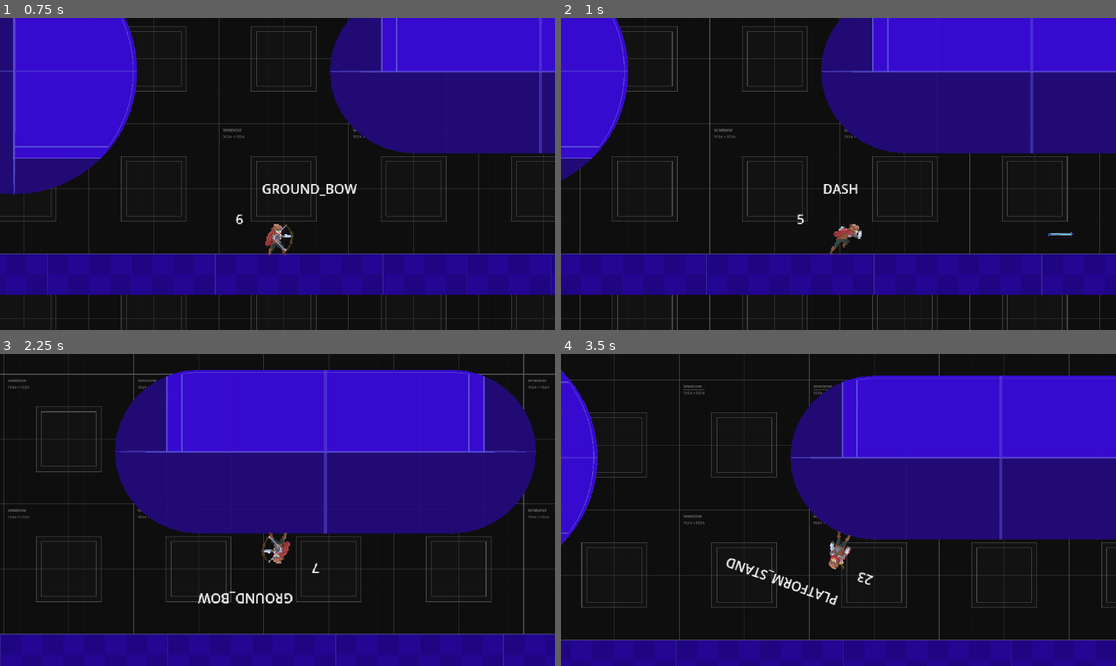
Above: before the commit, frames 1-4 (two rows, left to right).
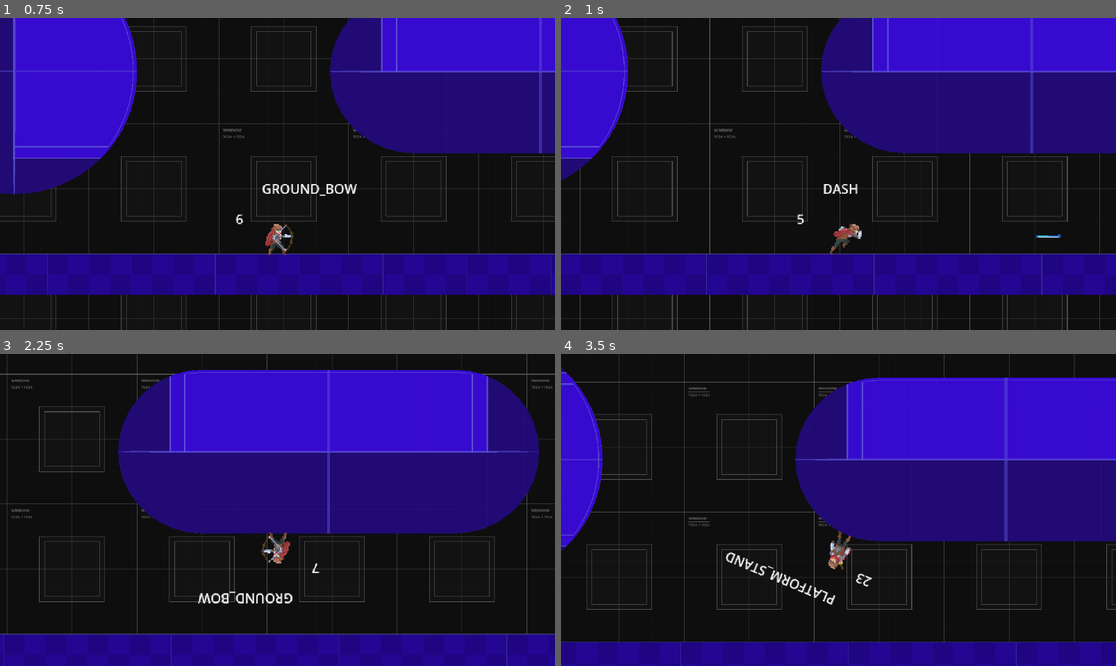
Above: after the commit, the same moments.

Repository: bloodmage18/Anti-gravity-project-test
Game: Godot game, scene res://tests/test.tscn
Two runs of this game, one before a commit and one after it. Both use one fixed random seed, a clock stepped at 60 frames per second and the inputs below.
Inputs (mouse positions are in pixels of both pictures, inside the frame that each line leads up to):
- Up to frame 1 (0.75 s): move the mouse to (399, 158) at 0.52 s; hold D (right) from 0.53 s (still down); right-click (399, 158) at 0.6 s
- Up to frame 2 (1 s): keep holding D (right); tap Space (jump) at 0.77 s
- Up to frame 3 (2.25 s): move the mouse to (166, 525) at 1.27 s; release D (right) at 1.28 s; hold S (down) 1.28-2.03 s; tap J (light) at 1.35 s; tap Space (jump) at 1.52 s; right-click (166, 525) at 1.55 s; move the mouse to (333, 441) at 2.02 s; hold D (right) from 2.03 s (still down); right-click (333, 441) at 2.1 s
- Up to frame 4 (3.5 s): move the mouse to (810, 572) at 2.77 s; release D (right) at 2.78 s; hold Up (ui_up) from 2.78 s (still down); right-click (810, 572) at 2.85 s; tap Space (jump) at 3.02 s

Frame 1 is identical in both runs. In frame 2, less than 0.1% of the frame differs, in the area x 85-93%, y 68-71%; in frame 3, 4.1%; in frame 4, 8.4%, in the area x 0-100%, y 0-100%.
Error after the commit: Invalid access to property or key 'DAsSHSPEED' on a base object of type 'CharacterBody2D (Bob)'. (res://tests/StateMachineBob.gd:474)

Commit message:
projectile state completed
completed and stabilized projectile states for both in air and ground

Diff:
--- a/scripts/projectile.gd
+++ b/scripts/projectile.gd
@@ -7,8 +7,7 @@
 @export var damage = 3
 
 var frame = 0
-var dir_x = 1
-var dir_y = 0
+var direction = Vector2(1, 0)
 var player_list = []
 
 func _ready():
@@ -21,14 +20,16 @@
 	frame += floor(delta * 60)
 	if frame >= duration:
 		queue_free()
-	var motion = (Vector2(dir_x,dir_y)).normalized() * PROJECTILE_SPEED
-	set_position(get_position() + motion * delta)
 
-	set_rotation_degrees(rad_to_deg(Vector2(dir_x,dir_y).angle()))
+	var motion = direction.normalized() * PROJECTILE_SPEED
+	position += motion * delta
+	rotation_degrees = direction.angle() * 180.0 / PI
 
-func dir(directionx , directiony):
-	dir_x = directionx
-	dir_y = directiony
+func set_direction(new_direction: Vector2):
+	direction = new_direction
+
+func dir(x,y):
+	direction = Vector2(x , y)
 
 func _on_arrow_body_entered(body):
 	if not(body in player_list):
--- a/tests/Attacks_Functions.gd
+++ b/tests/Attacks_Functions.gd
@@ -18,12 +18,12 @@
 # Bow Attacks [AIR & GROUND]
 func BOW_GROUND():
 	if parent.frame == 11:
-		parent.create_Projectile(1,0,Vector2(50,-25))
+		parent.create_Projectile2(1,0,Vector2(35,0))
 	if parent.frame == 14:
 		return true
 
 func BOW_AIR():
 	if parent.frame == 5:
-		parent.create_Projectile(1,0,Vector2(50,-25))
+		parent.create_Projectile2(1,0,Vector2(35,0))
 	if parent.frame == 8:
 		return true
--- a/tests/StateMachineBob.gd
+++ b/tests/StateMachineBob.gd
@@ -446,9 +446,6 @@
 
 		states.BOW_GROUND:
 
-			if AIREAL() == true:
-				AIRMOVEMENT()
-
 			if parent.frame <= 1:
 				if parent.attack.projectile_cooldown == 1:
 					parent.attack.projectile_cooldown =- 1
@@ -472,6 +469,18 @@
 							return states.PLATFORM_STAND
 						else:
 							return states.STAND
+			else:
+				if parent.velocity.x > 0:
+					if parent.velocity.x >  parent.DAsSHSPEED:
+						parent.velocity.x = parent.DASHSPEED
+					parent.velocity.x = parent.velocity.x - parent.TRACTION * 2
+					parent.velocity.x = clampi(parent.velocity.x , 0 , parent.velocity.x)
+				elif parent.velocity.x < 0:
+					if parent.velocity.x < -parent.DASHSPEED:
+						parent.velocity.x = -parent.DASHSPEED
+					parent.velocity.x = parent.velocity.x + parent.TRACTION * 2
+					parent.velocity.x = clampi(parent.velocity.x , parent.velocity.x , 0)
+
 
 		states.BOW_AIR:
 			if AIREAL() == true:
@@ -499,8 +508,6 @@
 							return states.PLATFORM_STAND
 						else:
 							return states.STAND
-
-
 
 func enter_state(new_state, old_state):
 	match state:
--- a/tests/bob2.gd
+++ b/tests/bob2.gd
@@ -55,29 +55,20 @@
 var frame = 0
 
 
-
-
-
-func create_Projectile(dir_x , dir_y , point):
-	#instance projectile
+func create_Projectile2(dir_x, dir_y, point):
+	# Instance projectile
 	var projectile_instance = projectile.instantiate() as Area2D
 	projectile_instance.player_list.append(self)
 	get_parent().add_child(projectile_instance)
-	#set_position
-	gun_pos.set_position(point)
-	#flips the direction
-	if direction() == 1:
-		projectile_instance.dir(dir_x,dir_y)
-		projectile_instance.set_global_position(gun_pos.get_global_position())
-	else:
-		gun_pos.position.x = -gun_pos.position.x
-		projectile_instance.dir(-(dir_x),dir_y)
-		projectile_instance.set_global_position(gun_pos.get_global_position())
+	# Apply the player's rotation to the direction vector
+	var direction_vector = Vector2(direction(), dir_y).rotated(self.rotation)
+	point = point * direction()
+	# Set projectile direction and position
+	projectile_instance.dir(direction_vector.x, direction_vector.y)
+	var global_point = gun_pos.get_global_position() + point.rotated(self.rotation)
+	projectile_instance.set_global_position(global_point)
+
 	return projectile_instance
-
-
-
-
 
 
 
--- a/tests/bob2.tscn
+++ b/tests/bob2.tscn
@@ -1011,8 +1011,8 @@
 }
 
 [sub_resource type="SphereMesh" id="SphereMesh_ln157"]
-radius = 4.422
-height = 10.804
+radius = 4.0
+height = 8.0
 
 [node name="bob" type="CharacterBody2D"]
 collision_layer = 2
@@ -1039,7 +1039,7 @@
 }
 
 [node name="Marker2D" type="Marker2D" parent="Node2D"]
-position = Vector2(16, -22.25)
+position = Vector2(0, -22.25)
 
 [node name="MeshInstance2D" type="MeshInstance2D" parent="Node2D/Marker2D"]
 visible = false
